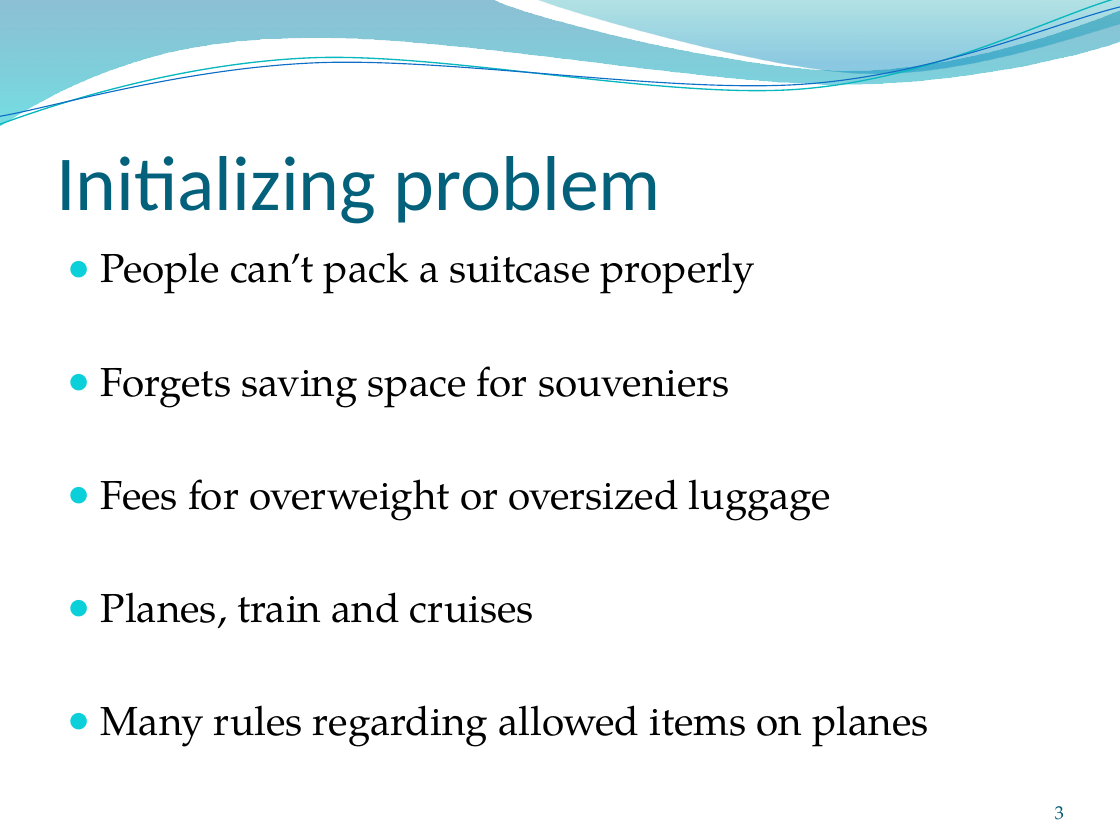
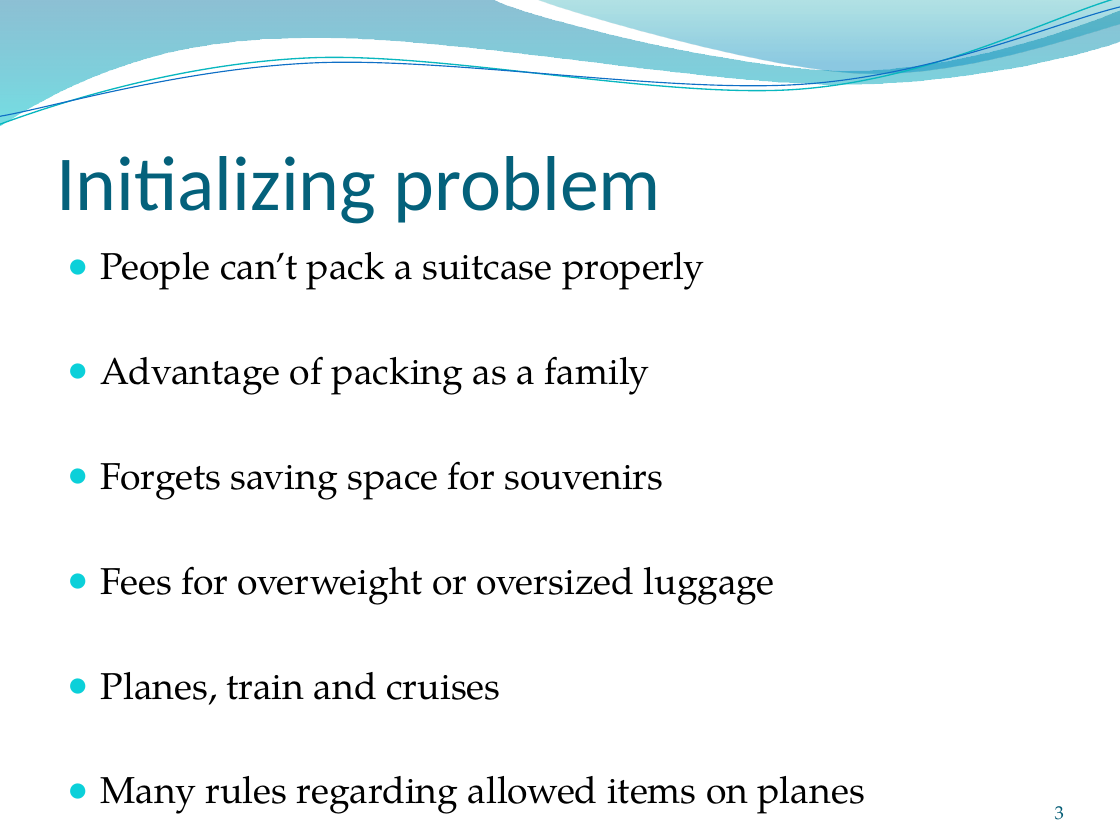
Before and after one commit to montelongoj/p2-b130-aau-2011, a slide deck: slide 3 of P2 project Bag Packer Program.pptx. Drawn at 1120x840 pixels with LibreOffice and Linux fonts; fonts in the diff are those of the drawing; background and template pictures are left out. Boxes give left, top, right and bottom in pixels: in the first picture for what was removed or moved away, otherwise in the second. Text is boxed around its words. In the diff, an @@ line names an element or a change of style, - is before the commit and + after.

```diff
--- a/P2 project Bag Packer Program.pptx
+++ b/P2 project Bag Packer Program.pptx
@@ text at [101,252,864,814]: size 26 to 24.1 pt in "People can’t pack a suitcase properly", "Fees for overweight or oversized luggage", "Planes, train and cruises", "Many rules regarding allowed items on planes" @@
@@ text at [101,356,663,500]: text changed; size 26 to 24.1 pt @@
-● Forgets saving space for souveniers
+● Advantage of packing as a family
+● Forgets saving space for souvenirs
```
Also in this commit, not shown: 2 other slides changed.
